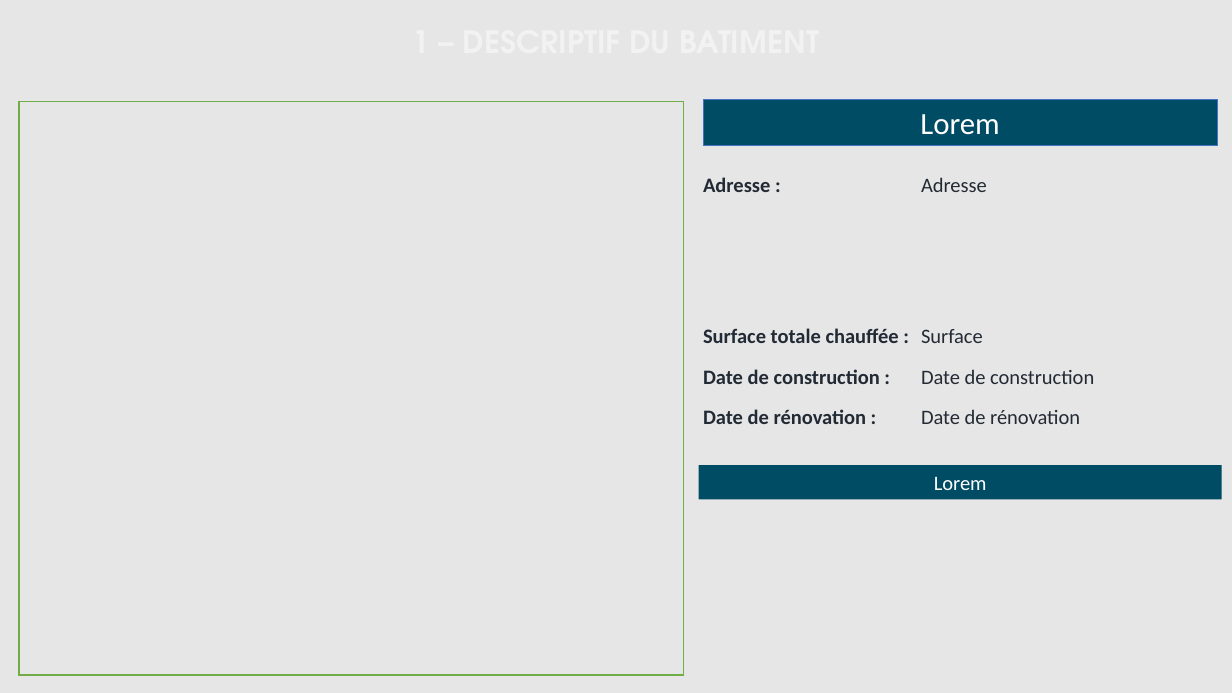
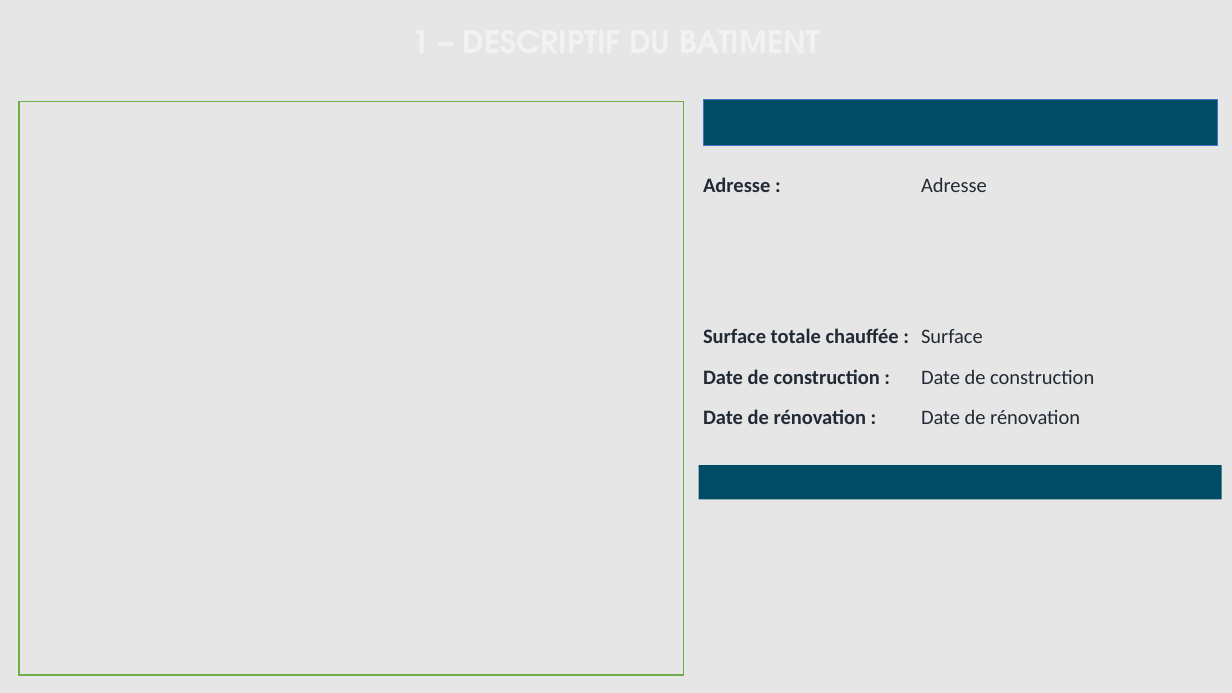
Before and after one commit to sigsieml/super-cep, a slide deck: slide 2 of app/src/main/assets/powerpointvierge.pptx. Drawn at 1232x693 pixels with LibreOffice and Linux fonts; fonts in the diff are those of the drawing; background and template pictures are left out. Boxes give left, top, right and bottom in pixels: in the first picture for what was removed or moved away, otherwise in the second. Text is boxed around its words. In the diff, an @@ line names an element or a change of style, - is before the commit and + after.

```diff
--- a/app/src/main/assets/powerpointvierge.pptx
+++ b/app/src/main/assets/powerpointvierge.pptx
@@ text in rectangle at [920, 114, 999, 135]: text removed @@
-Lorem
@@ text in rectangle at [934, 477, 987, 490]: text removed @@
-Lorem
```
Also in this commit, not shown: 6 other slides changed, 23 other files.
